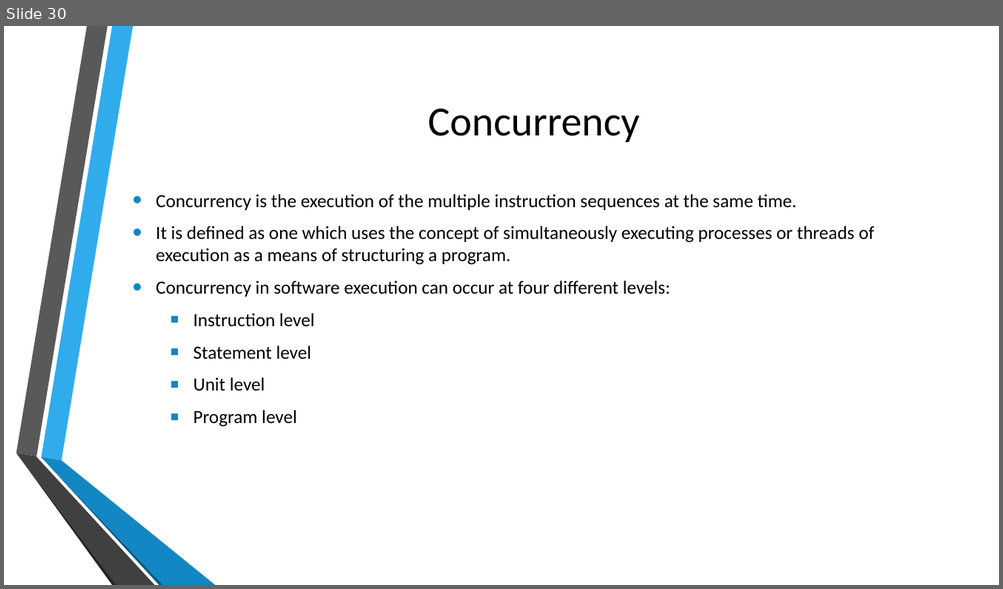
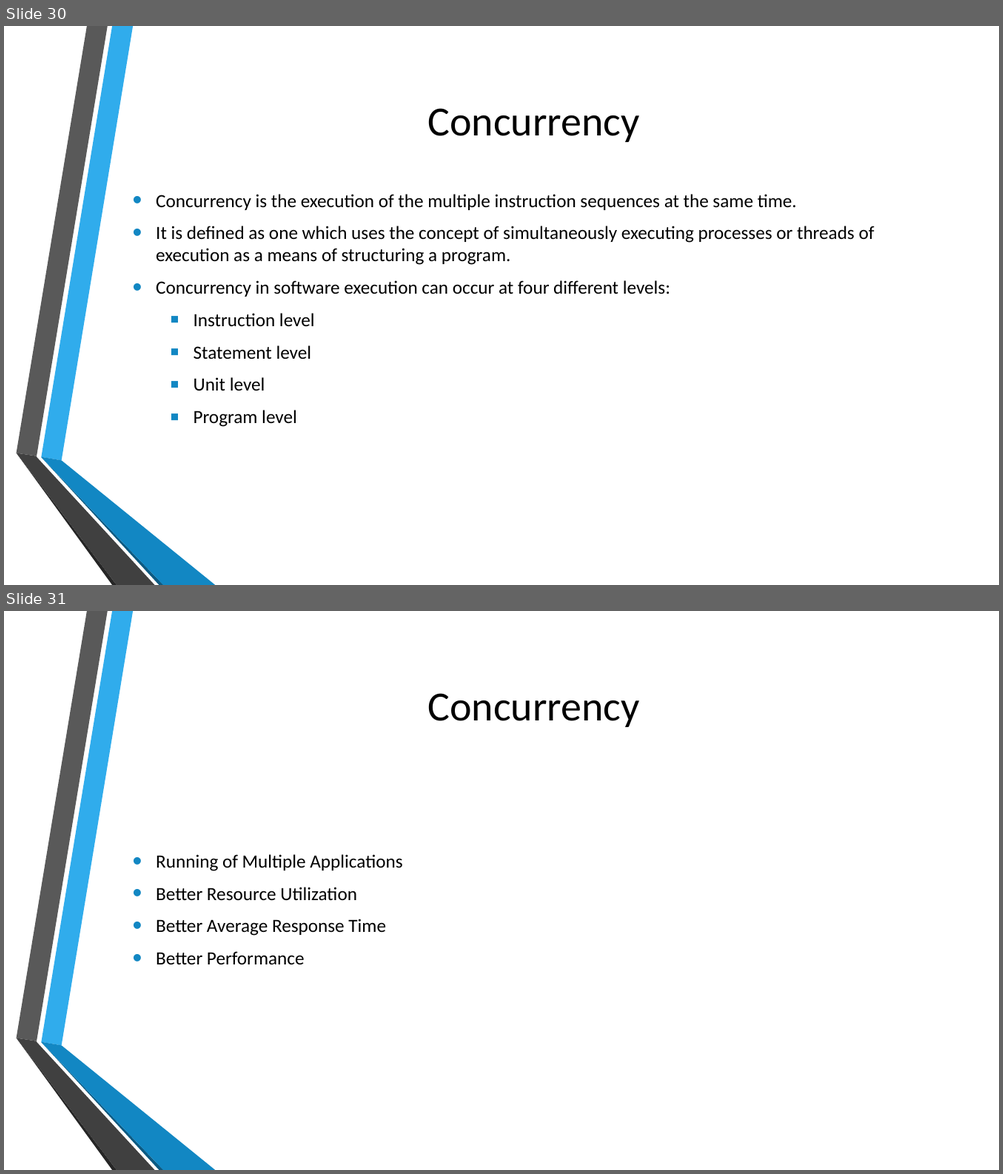
Before and after one commit to kalyank12/SoftwareParadigms, a slide deck: PPT/Group02-Component1.pptx. Shown one above the other, each under a label of ours: slide 30 before the commit, slides 30 and 31 after it. The pictures are 1003x589 and 1003x1174 pixels, drawn with LibreOffice and Linux fonts; fonts in the diff are those of the drawing; background and template pictures are left out. Boxes give left, top, right and bottom in pixels: in the first picture for what was removed or moved away, otherwise in the second. Text is boxed around its words. In the diff, an @@ line names an element or a change of style, - is before the commit and + after.

```diff
--- a/PPT/Group02-Component1.pptx
+++ b/PPT/Group02-Component1.pptx
@@ slide 31 added at bbox=[4, 611, 999, 1170], background picture (left out); not listed: 6 template elements that a slide beside it also shows @@
@@ title added at bbox=[428, 693, 640, 727], 40 pt, text #000000 @@
+Concurrency
@@ text added at bbox=[156, 854, 402, 965], 18 pt, text #000000 @@
+• Running of Multiple Applications
+• Better Resource Utilization
+• Better Average Response Time
+• Better Performance
```
